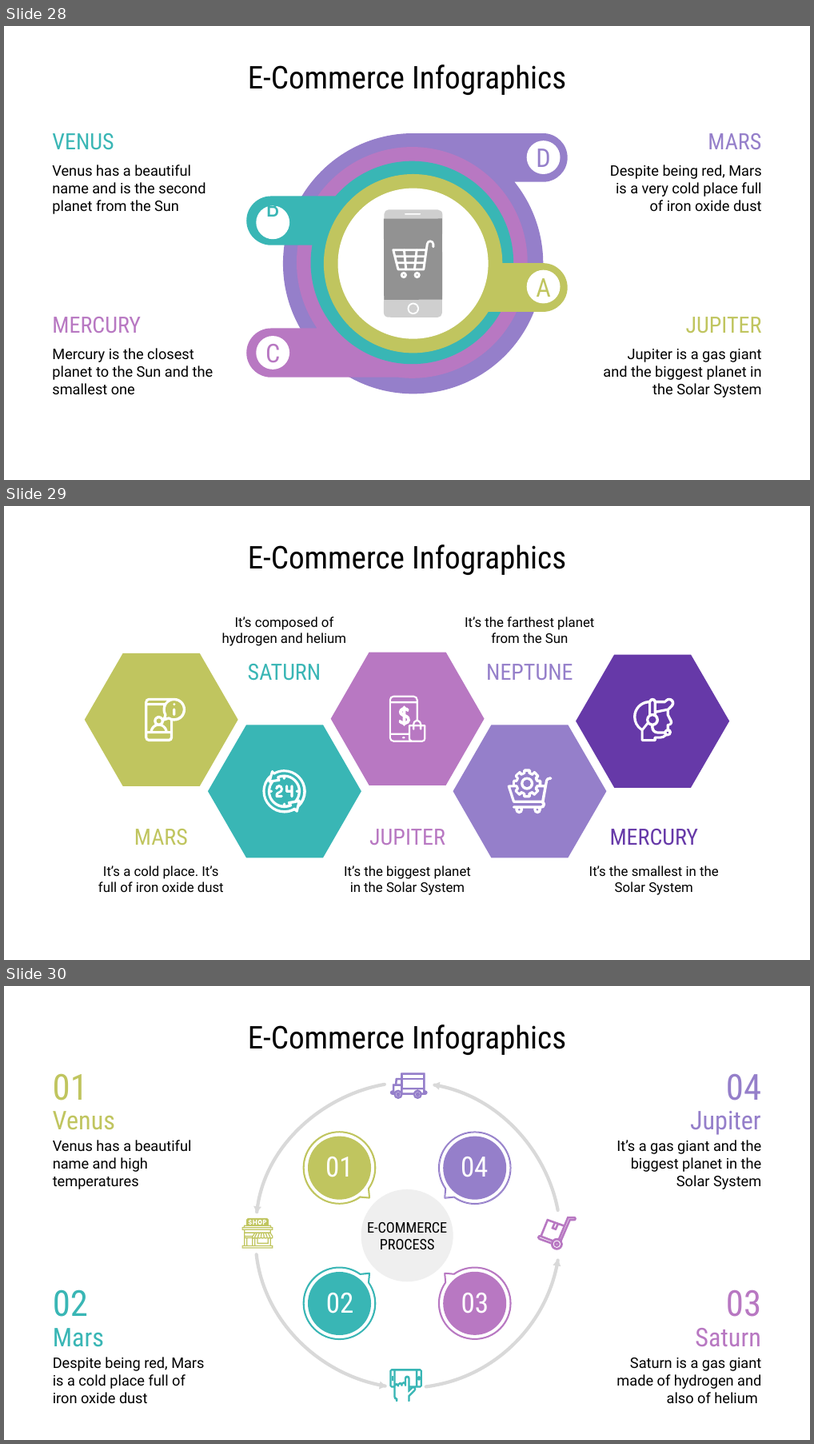
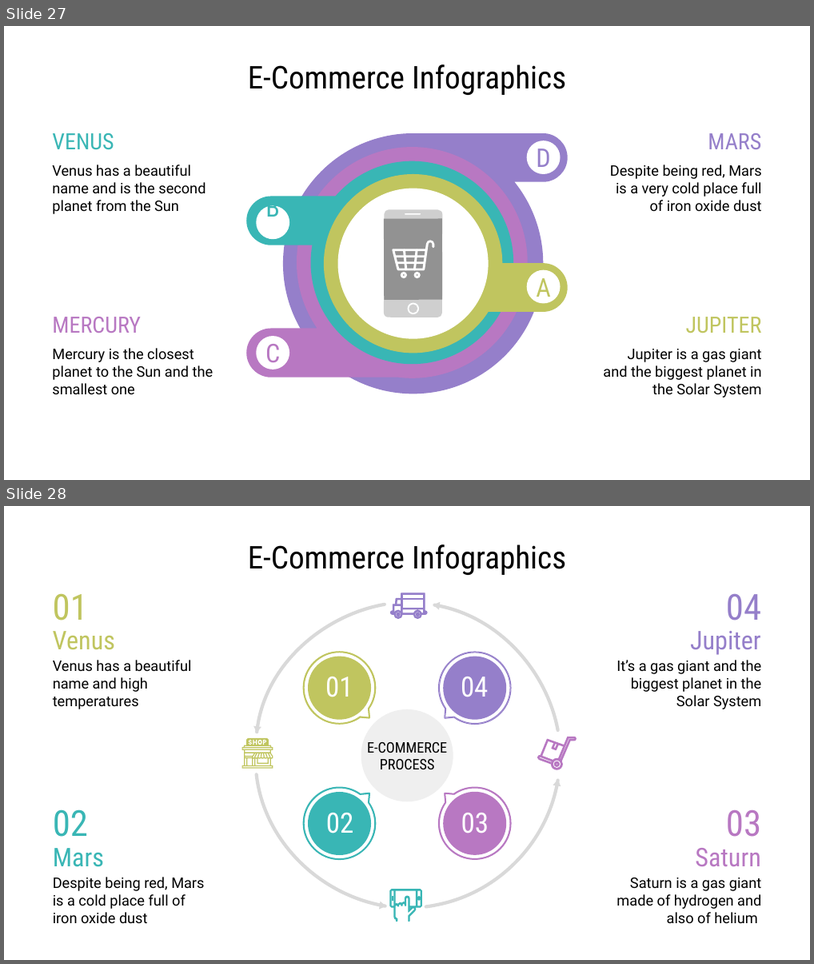
Before and after one commit to Maliha-Zaman/Spectrum, a slide deck: Presentations/Spectrum_FullSlide.pptx. Shown one above the other, each under a label of ours: slides 28, 29 and 30 before the commit, slides 27 and 28 after it. The pictures are 814x1444 and 814x964 pixels, drawn with LibreOffice and Linux fonts; fonts in the diff are those of the drawing. Boxes give left, top, right and bottom in pixels: in the first picture for what was removed or moved away, otherwise in the second. Text is boxed around its words. In the diff, an @@ line names an element or a change of style, - is before the commit and + after.

```diff
--- a/Presentations/Spectrum_FullSlide.pptx
+++ b/Presentations/Spectrum_FullSlide.pptx
@@ slide 29 removed at box(4, 506, 810, 960), background #FFFFFF @@
@@ title removed at box(248, 544, 566, 575) @@
-E-Commerce Infographics
@@ text removed at box(222, 616, 346, 646) @@
-It’s composed of hydrogen and helium
@@ text removed at box(465, 616, 594, 643) @@
-It’s the farthest planet from the Sun
@@ freeform shape removed at box(85, 652, 238, 786) @@
@@ text removed at box(248, 664, 321, 680) @@
-SATURN
@@ freeform shape removed at box(330, 652, 484, 785) @@
@@ text removed at box(486, 664, 573, 680) @@
-NEPTUNE
@@ freeform shape removed at box(576, 654, 730, 788) @@
@@ freeform shape removed at box(390, 696, 426, 742) @@
@@ freeform shape removed at box(145, 698, 186, 741) @@
@@ freeform shape removed at box(173, 708, 175, 716) @@
@@ freeform shape removed at box(174, 703, 176, 705) @@
@@ freeform shape removed at box(398, 705, 410, 725) @@
@@ freeform shape removed at box(634, 698, 675, 741) @@
@@ freeform shape removed at box(208, 724, 362, 857) @@
@@ freeform shape removed at box(402, 736, 406, 738) @@
@@ freeform shape removed at box(453, 724, 606, 857) @@
@@ freeform shape removed at box(508, 769, 553, 813) @@
@@ freeform shape removed at box(263, 770, 306, 813) @@
@@ freeform shape removed at box(276, 784, 283, 797) @@
@@ freeform shape removed at box(286, 784, 294, 797) @@
@@ freeform shape removed at box(521, 777, 534, 790) @@
@@ text removed at box(134, 828, 188, 844) @@
-MARS
@@ text removed at box(370, 828, 446, 844) @@
-JUPITER
@@ text removed at box(610, 828, 699, 845) @@
-MERCURY
@@ text removed at box(98, 865, 224, 892) @@
-It’s a cold place. It’s full of iron oxide dust
@@ text removed at box(344, 865, 471, 895) @@
-It’s the biggest planet in the Solar System
@@ text removed at box(590, 865, 719, 895) @@
-It’s the smallest in the Solar System
@@ what was slide 28 is now slide 27 @@
@@ what was slide 30 is now slide 28 @@
```
Also in this commit, not shown: 3 slides changed, 2 slides added, 3 other slides removed, 29 other files.
